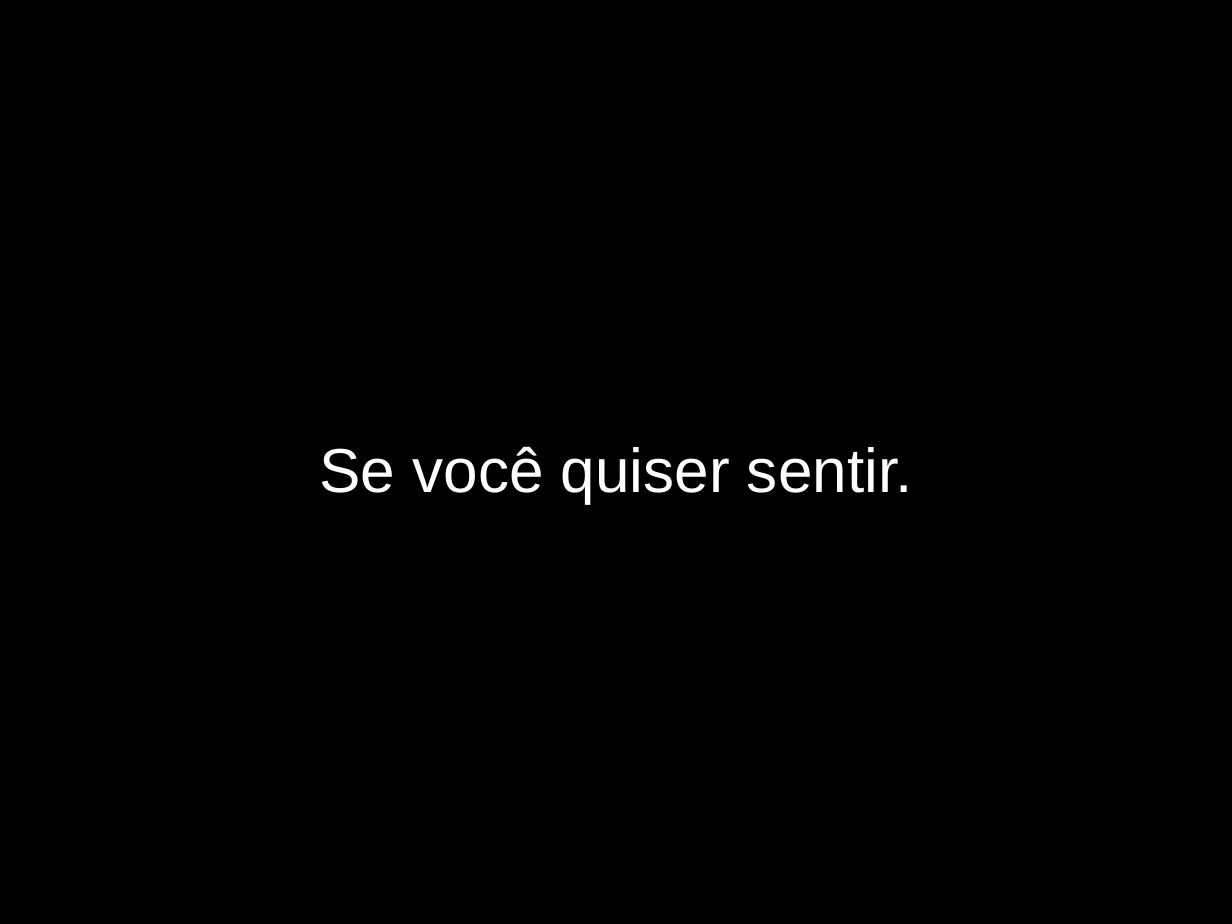
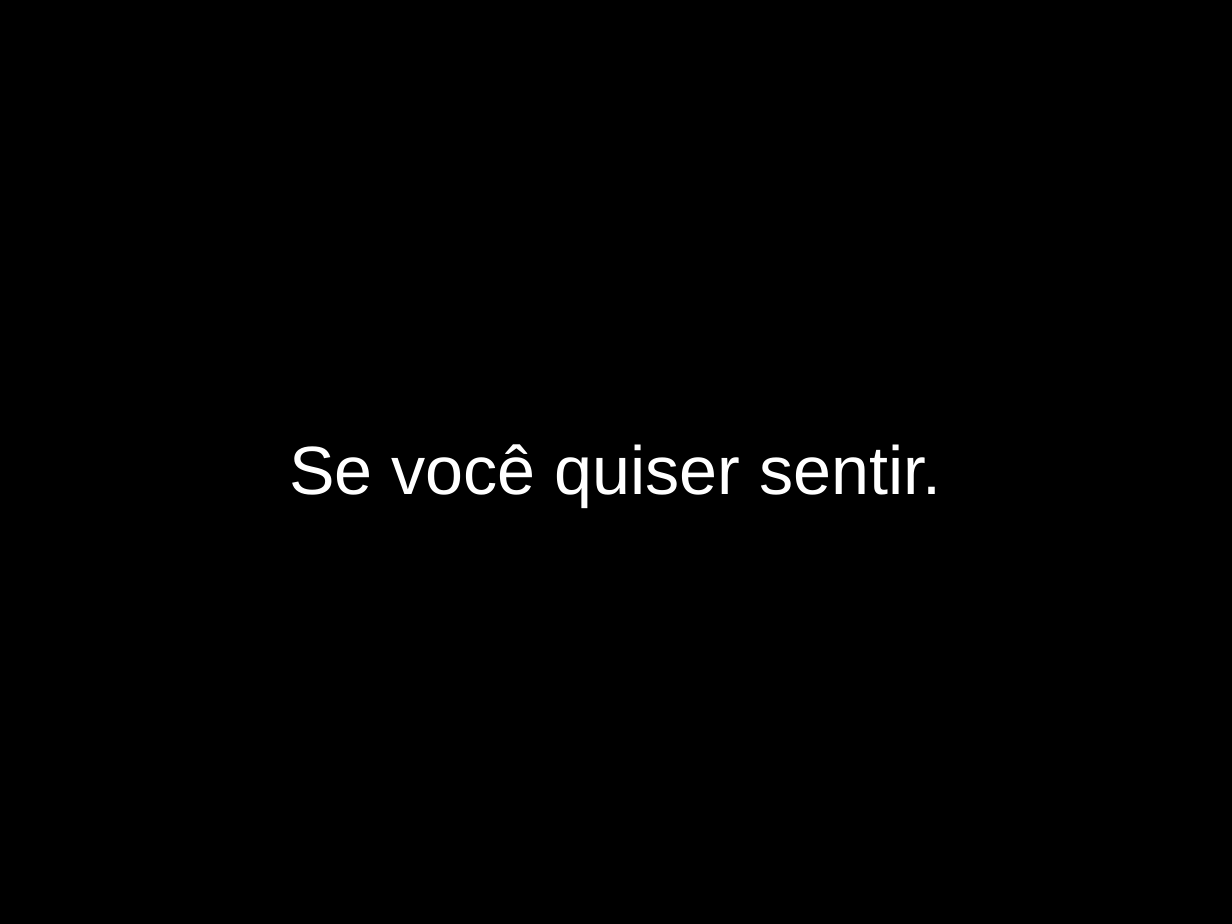
Before and after one commit to lazaroness/ChurchFiles, a slide deck: slide 7 of elshaday/LetrasApresentacao/Labaredas.odp. Drawn at 1232x924 pixels with LibreOffice and Linux fonts; fonts in the diff are those of the drawing. Boxes give left, top, right and bottom in pixels: in the first picture for what was removed or moved away, otherwise in the second. Text is boxed around its words. In the diff, an @@ line names an element or a change of style, - is before the commit and + after.

```diff
--- a/elshaday/LetrasApresentacao/Labaredas.odp
+++ b/elshaday/LetrasApresentacao/Labaredas.odp
@@ subtitle "Se você quiser sentir." at box(289, 444, 941, 507): size 40 to 44 pt @@
```
Also in this commit, not shown: 6 other slides changed, 1 slide removed.
